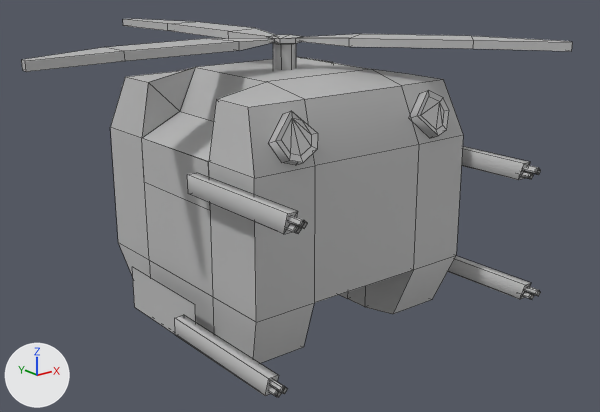
An edit to the FBX model Summit Sprinter/Assets/_Models/Enemies/Flying Enemy 1.fbx, drawn before and after from the same camera.
Before and after are seen from a 50 mm camera at (-1.65, -2.48, 0.82) aimed at (0.2, -0.16, -0.1). The axes (+X, +Y, +Z) are drawn at lower left. The lights are the same throughout. Mesh edges are drawn as thin lines. Where no turn or scale is listed for an object, it has been applied to the vertices.

In view in the first picture: 'Flying_Enemy_1_Combine_low'.
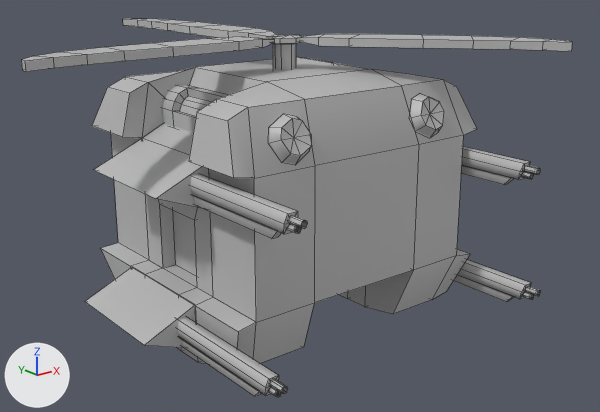
The newer file is also turned or shifted as a whole; pictures and numbers use the older file's frame.

The edits, one by one:
me_mesh is used by ob_flying_enemy_1_combine_low; location (0.0, 0.0, 0.0).
me_mesh had 418 vertices, 317 faces and spanned x -0.8..0.8, y -0.88..0.88, z -0.52..0.52.
me_mesh now has 691 vertices, 562 faces and spans x -0.8..0.91, y -0.88..0.88, z -0.52..0.52.
me_mesh part 1: a new loose piece of 48 vertices spanning x -0.19..-0.08, y -0.37..0.14, z 0.21..0.34, in mat_lambert1 (grey #bcbcbc).
me_mesh part 2: 4 vertices moved within x 0.76..0.77, y -0.83..-0.76, z -0.4..-0.38; 18 vertices removed from x 0.4..0.71, y -0.83..-0.52, z 0.06..0.35; 143 vertices added at x 0.04..0.91, y -0.84..0.39, z -0.5..0.52.
me_mesh part 3: 4 vertices moved within x -0.39..-0.32, y -0.82..-0.76, z -0.38..0.09; 18 vertices removed from x -0.41..-0.04, y -0.83..-0.52, z -0.36..0.35; 110 vertices added at x -0.75..-0.05, y -0.84..0.38, z -0.52..0.52.
me_mesh part 4: 8 vertices added at x 0.08..0.19, y 0.68..0.82, z 0.49..0.52.

What differs and where, as boxes (x1, y1, x2, y2) in the pictures (600 x 412 px):
'Flying_Enemy_1_Combine_low', reshaped: before (22, 19, 573, 397); after (22, 18, 573, 397)
part 1 of me_mesh, added: after (162, 85, 227, 132)
part 2 of me_mesh, built on: before (410, 90, 541, 299); after (168, 22, 573, 302)
part 3 of me_mesh, built on: before (269, 111, 318, 397); after (22, 38, 311, 397)
part 4 of me_mesh, added: after (123, 18, 194, 31)
